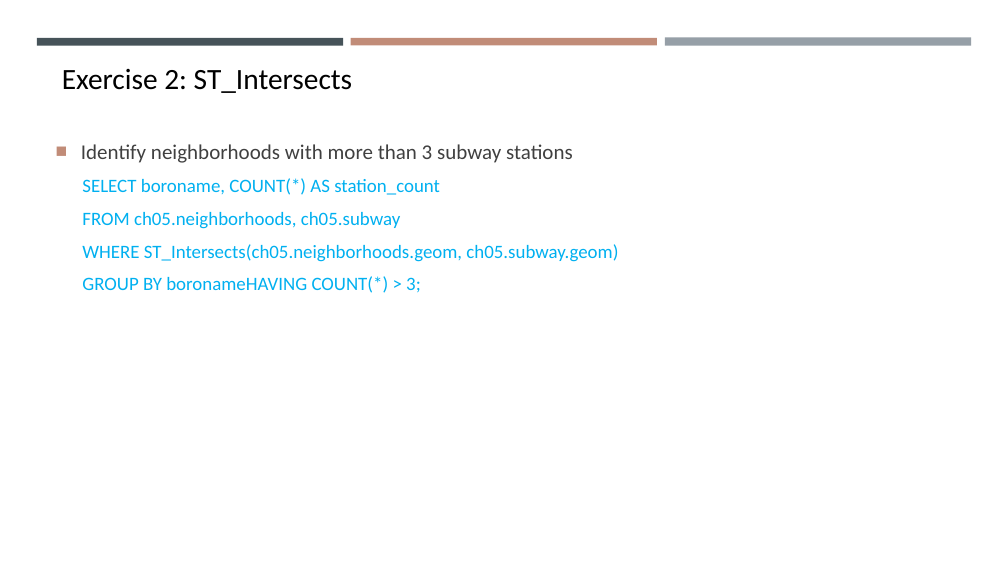
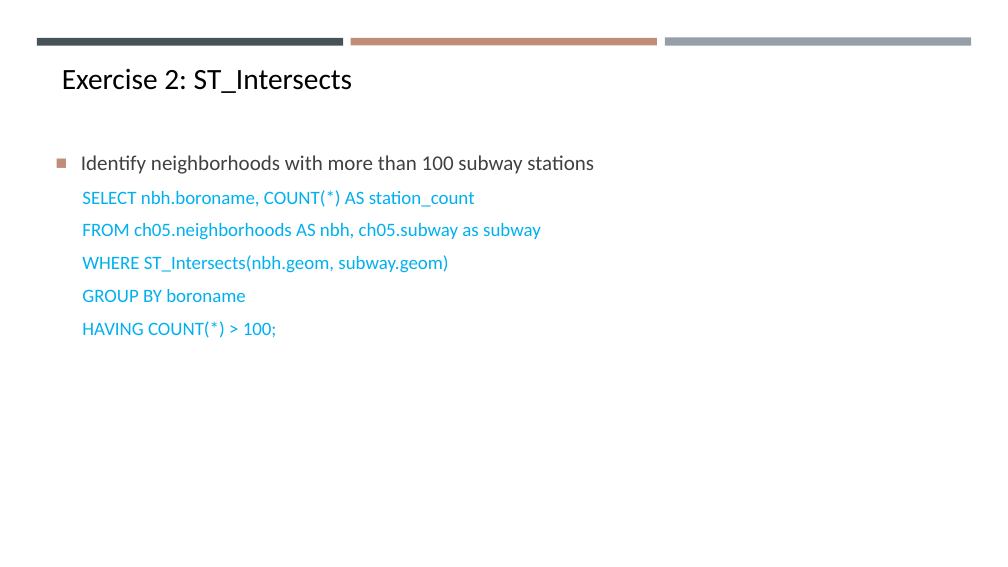
Before and after one commit to gisynw/ssj-376, a slide deck: slide 8 of docs/Lectures/Week05/Week05_Park02.pptx. Drawn at 1008x567 pixels with LibreOffice and Linux fonts; fonts in the diff are those of the drawing. Boxes give left, top, right and bottom in pixels: in the first picture for what was removed or moved away, otherwise in the second. Text is boxed around its words. In the diff, an @@ line names an element or a change of style, - is before the commit and + after.

```diff
--- a/docs/Lectures/Week05/Week05_Park02.pptx
+++ b/docs/Lectures/Week05/Week05_Park02.pptx
@@ text at [81, 155, 594, 338]: text changed @@
-■ Identify neighborhoods with more than 3 subway stations
-  SELECT boroname, COUNT(*) AS station_count
-  FROM ch05.neighborhoods, ch05.subway
-  WHERE ST_Intersects(ch05.neighborhoods.geom, ch05.subway.geom)
-  GROUP BY boronameHAVING COUNT(*) > 3;
+■ Identify neighborhoods with more than 100 subway stations
+  SELECT nbh.boroname, COUNT(*) AS station_count
+  FROM ch05.neighborhoods AS nbh, ch05.subway as subway
+  WHERE ST_Intersects(nbh.geom, subway.geom)
+  GROUP BY boroname
+  HAVING COUNT(*) > 100;
```
Also in this commit, not shown: 4 other slides changed, 3 slides removed, 3 other files.
